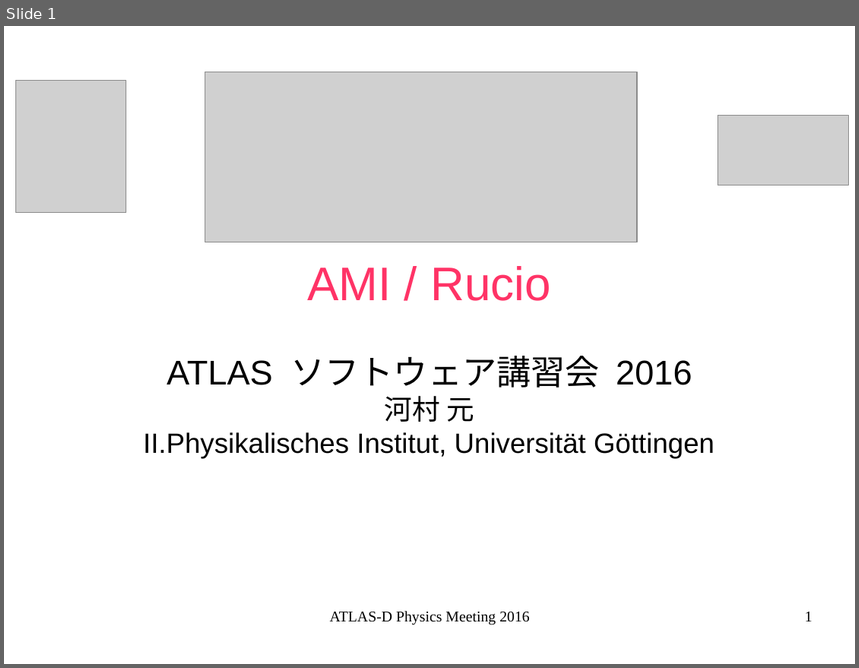
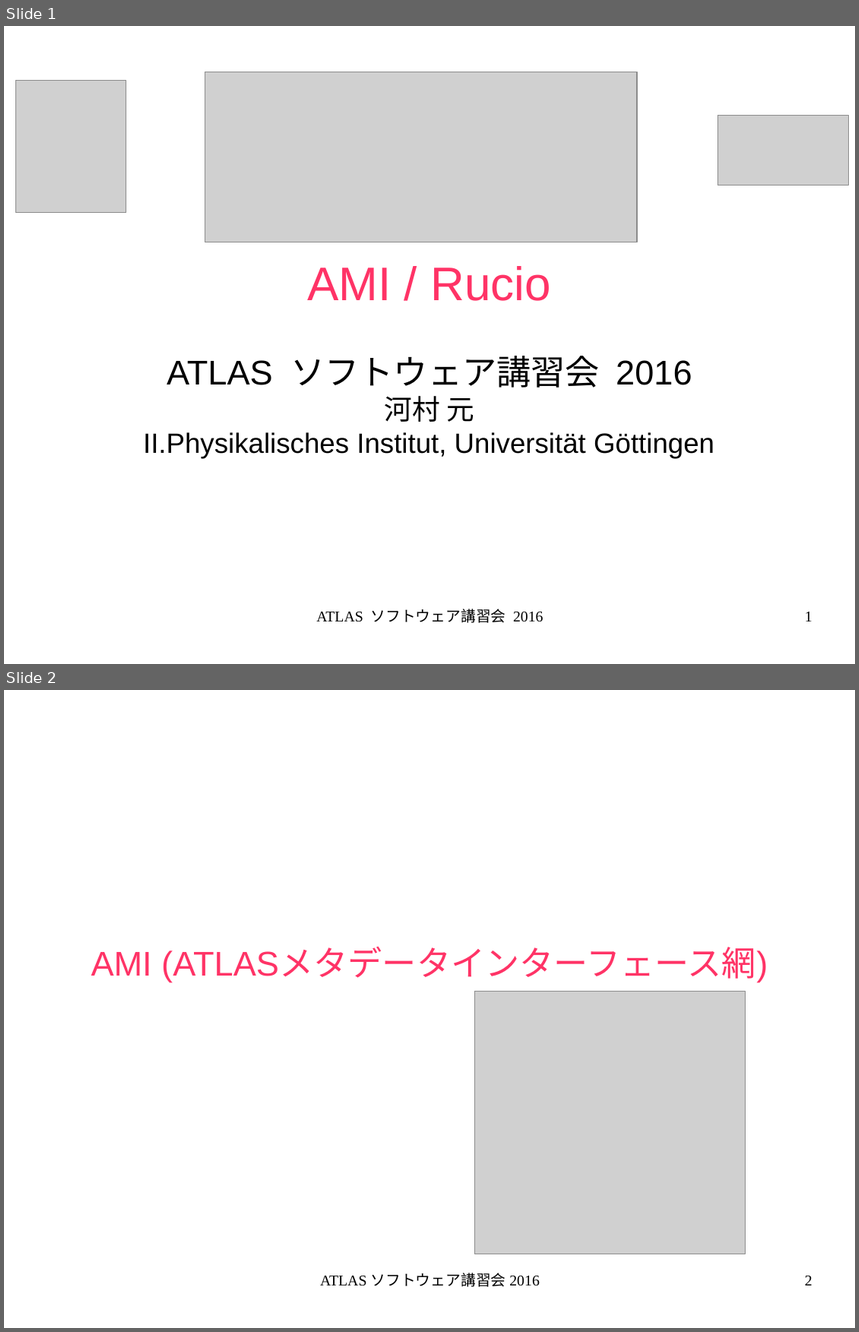
Before and after one commit to GenKawamura/2016-ATLAS-Japan-computing-tutorial, a slide deck: slides/odp/data_management.odp. Shown one above the other, each under a label of ours: slide 1 before the commit, slides 1 and 2 after it. The pictures are 859x668 and 859x1332 pixels, drawn with LibreOffice and Linux fonts; fonts in the diff are those of the drawing; grey boxes stand for pictures; background and template pictures are left out. Boxes give left, top, right and bottom in pixels: in the first picture for what was removed or moved away, otherwise in the second. Text is boxed around its words. In the diff, an @@ line names an element or a change of style, - is before the commit and + after.

```diff
--- a/slides/odp/data_management.odp
+++ b/slides/odp/data_management.odp
@@ slide 2 added at <box>4,690,855,1328</box>, background #FFFFFF @@
@@ subtitle added at <box>91,949,768,983</box>, 32 pt, text #FF3366 @@
+AMI (ATLASメタデータインターフェース網)
@@ picture added at <box>475,991,746,1255</box> @@
@@ text added at <box>320,1273,540,1287</box>, 14 pt, text #000000 @@
+ATLAS ソフトウェア講習会 2016
@@ page number added at <box>805,1276,813,1286</box>, 14 pt, text #000000 @@
+2
@@ slide 1 changed as well @@
@@ text at <box>316,609,544,623</box>: text changed @@
-ATLAS-D Physics Meeting 2016
+ATLAS ソフトウェア講習会 2016
```
Also in this commit, not shown: 14 other slides changed, 2 other slides added, 3 slides removed, 8 other files.
